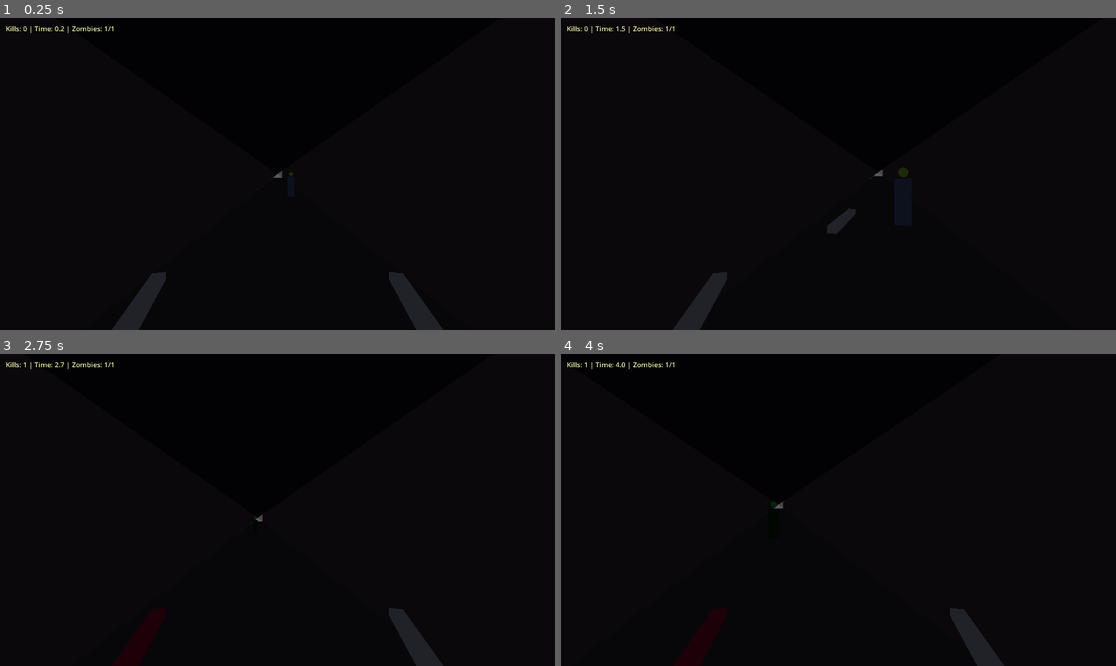
Above: before the commit, frames 1-4 (two rows, left to right).
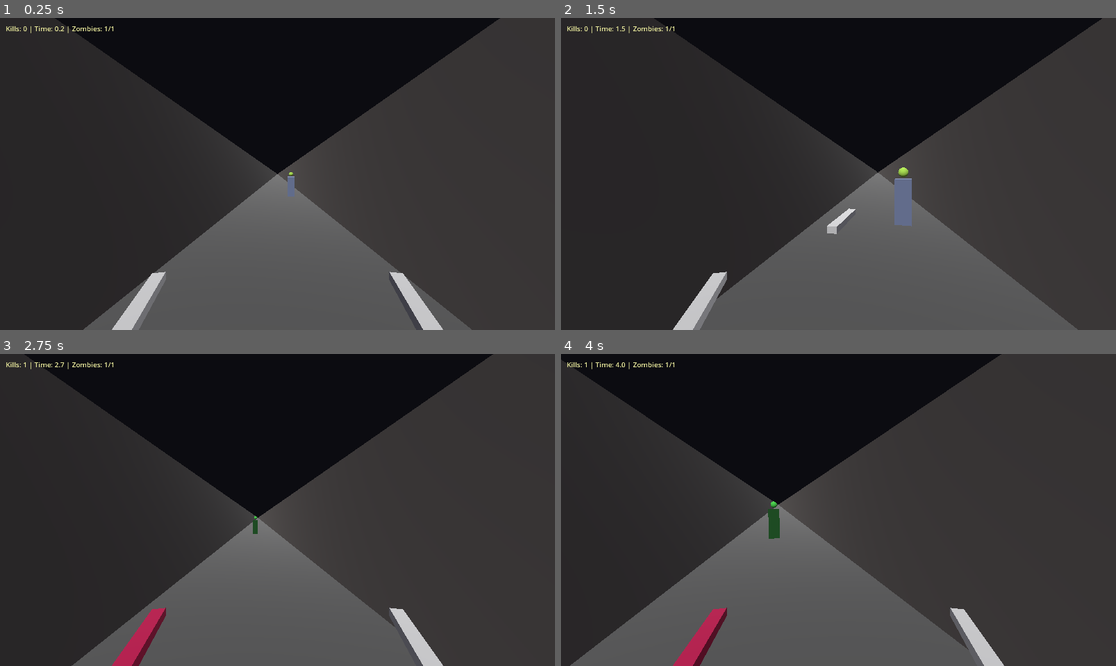
Above: after the commit, the same moments.

Repository: NoahKastin/take-a-stab
Game: Godot game, scene res://scenes/main.tscn
Two runs of this game, one before a commit and one after it. Both use one fixed random seed, a clock stepped at 60 frames per second and the inputs below.
Inputs (mouse positions are in pixels of both pictures, inside the frame that each line leads up to):
- Up to frame 1 (0.25 s): no input
- Up to frame 2 (1.5 s): tap Enter at 0.5 s; move the mouse to (866, 174) at 0.52 s; press the mouse at (866, 174) at 0.53 s; hold W (move_forward) from 0.53 s (still down); move the mouse to (810, 174) at 1.27 s; release the mouse at (810, 174) at 1.28 s; right-click (810, 174) at 1.35 s
- Up to frame 3 (2.75 s): keep holding W (move_forward); move the mouse to (288, 503) at 2.02 s; press the mouse at (288, 503) at 2.03 s
- Up to frame 4 (4 s): keep holding W (move_forward); tap Space at 2.75 s; move the mouse to (832, 516) at 2.77 s; release the mouse at (832, 516) at 2.78 s; right-click (832, 516) at 2.85 s; tap Enter at 3.5 s; move the mouse to (877, 513) at 3.52 s; press the mouse at (877, 513) at 3.53 s

The runs differ from the first frame. In frame 1, 80% of the frame differs, in the area x 0-100%, y 0-100%; in frame 2, 80%; in frame 3, 78%; in frame 4, 80%.

Commit message:
Fix web export: mouse capture on click, brighter lighting
- Mouse capture now requires a user click before activating (browsers
  ignore pointer lock requests without a user gesture)
- First click captures mouse instead of stabbing; subsequent clicks stab
- Boosted ambient light (0.4 -> 0.7) and main light (0.7 -> 1.0)
- Added fill light from behind for better visibility
- Disabled shadows (unreliable in web/Compatibility renderer)

Co-Authored-By: Claude Opus 4.6 <noreply@anthropic.com>

Diff:
--- a/scenes/main.gd
+++ b/scenes/main.gd
@@ -51,17 +51,24 @@
 func _setup_lighting() -> void:
 	var light := DirectionalLight3D.new()
 	light.rotation_degrees = Vector3(-45, -15, 0)
-	light.light_energy = 0.7
-	light.shadow_enabled = true
+	light.light_energy = 1.0
+	light.shadow_enabled = false  # Shadows can be unreliable in web/Compatibility renderer
 	add_child(light)
+
+	# Second light from behind for fill
+	var fill_light := DirectionalLight3D.new()
+	fill_light.rotation_degrees = Vector3(-30, 165, 0)
+	fill_light.light_energy = 0.4
+	fill_light.shadow_enabled = false
+	add_child(fill_light)
 
 	var env_node := WorldEnvironment.new()
 	var environment := Environment.new()
 	environment.background_mode = Environment.BG_COLOR
 	environment.background_color = Color(0.08, 0.08, 0.1)
 	environment.ambient_light_source = Environment.AMBIENT_SOURCE_COLOR
-	environment.ambient_light_color = Color(0.3, 0.3, 0.35)
-	environment.ambient_light_energy = 0.4
+	environment.ambient_light_color = Color(0.4, 0.4, 0.45)
+	environment.ambient_light_energy = 0.7
 	env_node.environment = environment
 	add_child(env_node)
 
--- a/scenes/player/player.gd
+++ b/scenes/player/player.gd
@@ -127,6 +127,11 @@
 		camera_rotation.y = clampf(camera_rotation.y, -CAMERA_CLAMP, CAMERA_CLAMP)
 		camera_pivot.rotation.x = camera_rotation.x
 		camera_pivot.rotation.y = camera_rotation.y
+
+	# Click to capture mouse first (required for web — browsers ignore capture without a user gesture)
+	if event is InputEventMouseButton and event.pressed and Input.get_mouse_mode() != Input.MOUSE_MODE_CAPTURED:
+		Input.set_mouse_mode(Input.MOUSE_MODE_CAPTURED)
+		return
 
 	# Stab inputs
 	if event.is_action_pressed("stab_left") and not left_stabbing:
